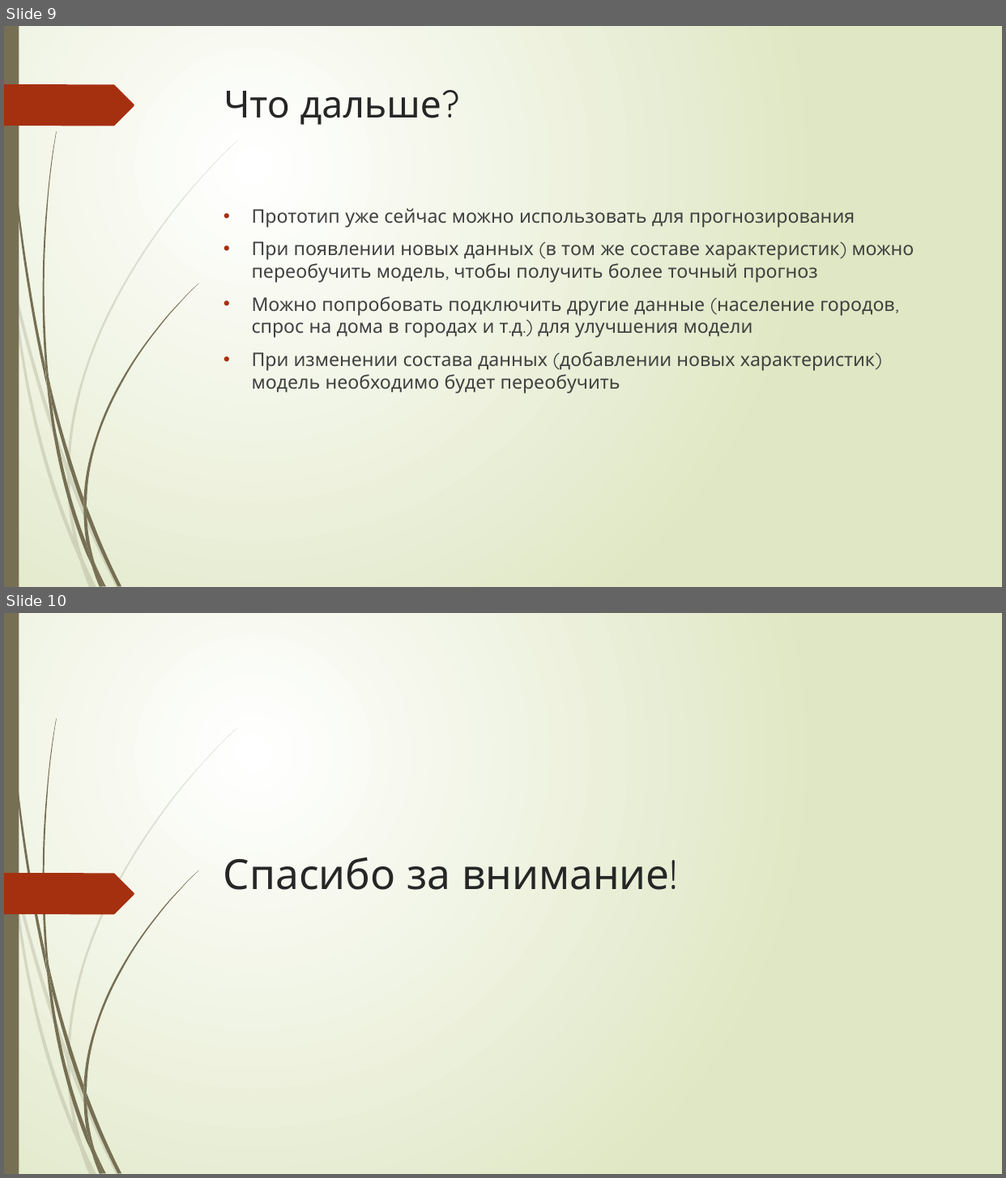
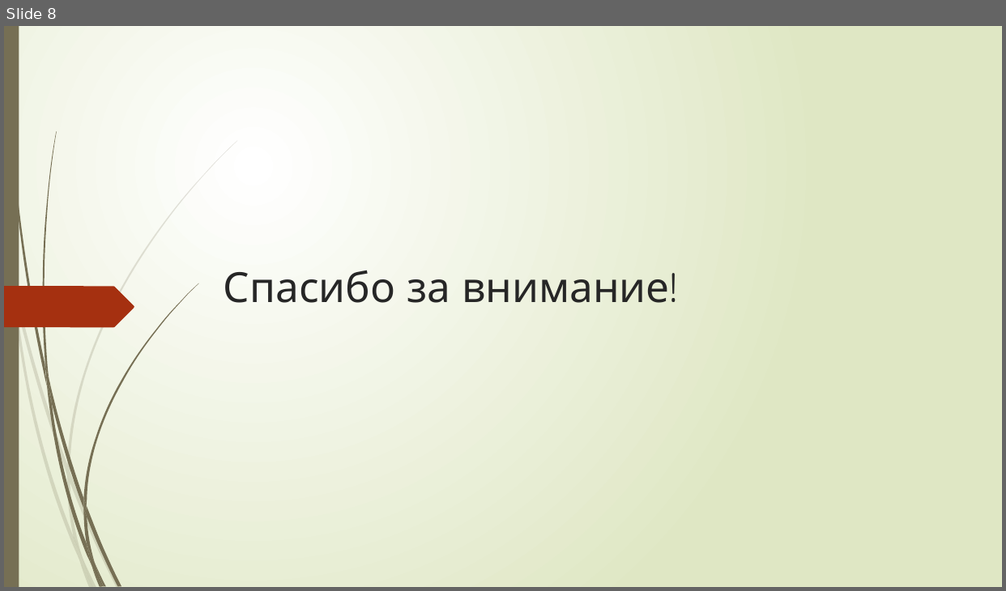
Before and after one commit to tashikk/SF_final_work, a slide deck: Прогнозирование стоимости дома.pptx. Shown one above the other, each under a label of ours: slides 9 and 10 before the commit, slide 8 after it. The pictures are 1006x1178 and 1006x591 pixels, drawn with LibreOffice and Linux fonts; fonts in the diff are those of the drawing. Boxes give left, top, right and bottom in pixels: in the first picture for what was removed or moved away, otherwise in the second. Text is boxed around its words. In the diff, an @@ line names an element or a change of style, - is before the commit and + after.

```diff
--- a/Прогнозирование стоимости дома.pptx
+++ b/Прогнозирование стоимости дома.pptx
@@ slide 9 removed at (4, 26, 1002, 587), background gradient #FFFFFF to #DFE8C4; not listed: 23 template elements that a slide beside it also shows @@
@@ freeform shape removed at (4, 84, 134, 126) @@
@@ title removed at (224, 91, 441, 125) @@
-Что дальше?
@@ text removed at (252, 208, 914, 393) @@
-• Прототип уже сейчас можно использовать для прогнозирования
-• При появлении новых данных (в том же составе характеристик) можно переобучить модель, чтобы получить более точный прогноз
-• Можно попробовать подключить другие данные (население городов, спрос на дома в городах и т.д.) для улучшения модели
-• При изменении состава данных (добавлении новых характеристик) модель необходимо будет переобучить
@@ what was slide 10 is now slide 8 @@
```
Also in this commit, not shown: 2 slides changed, 5 slides added, 6 other slides removed.
